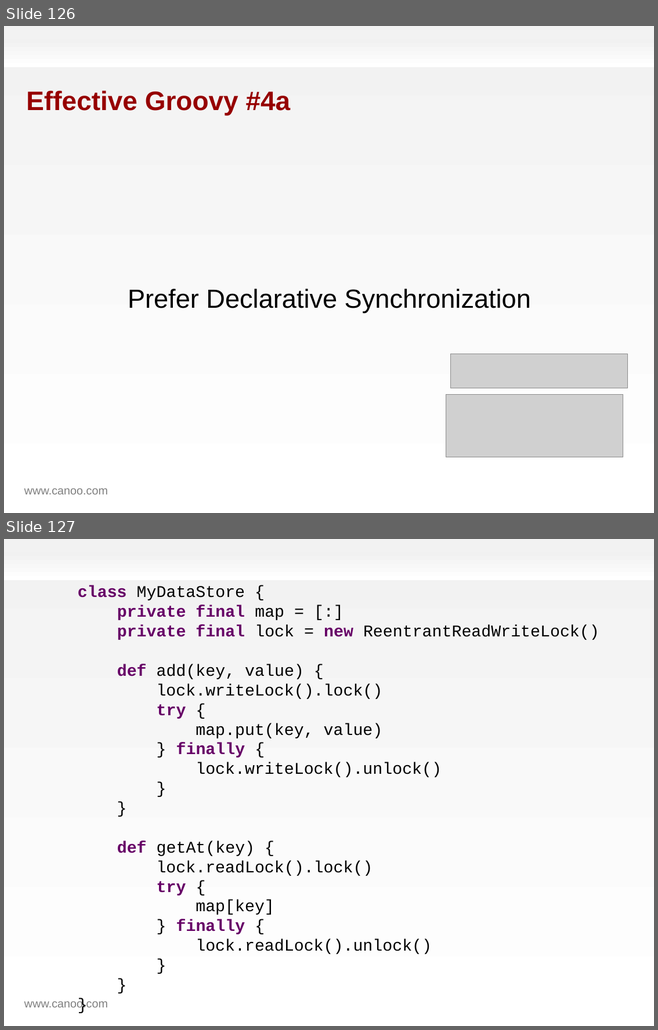
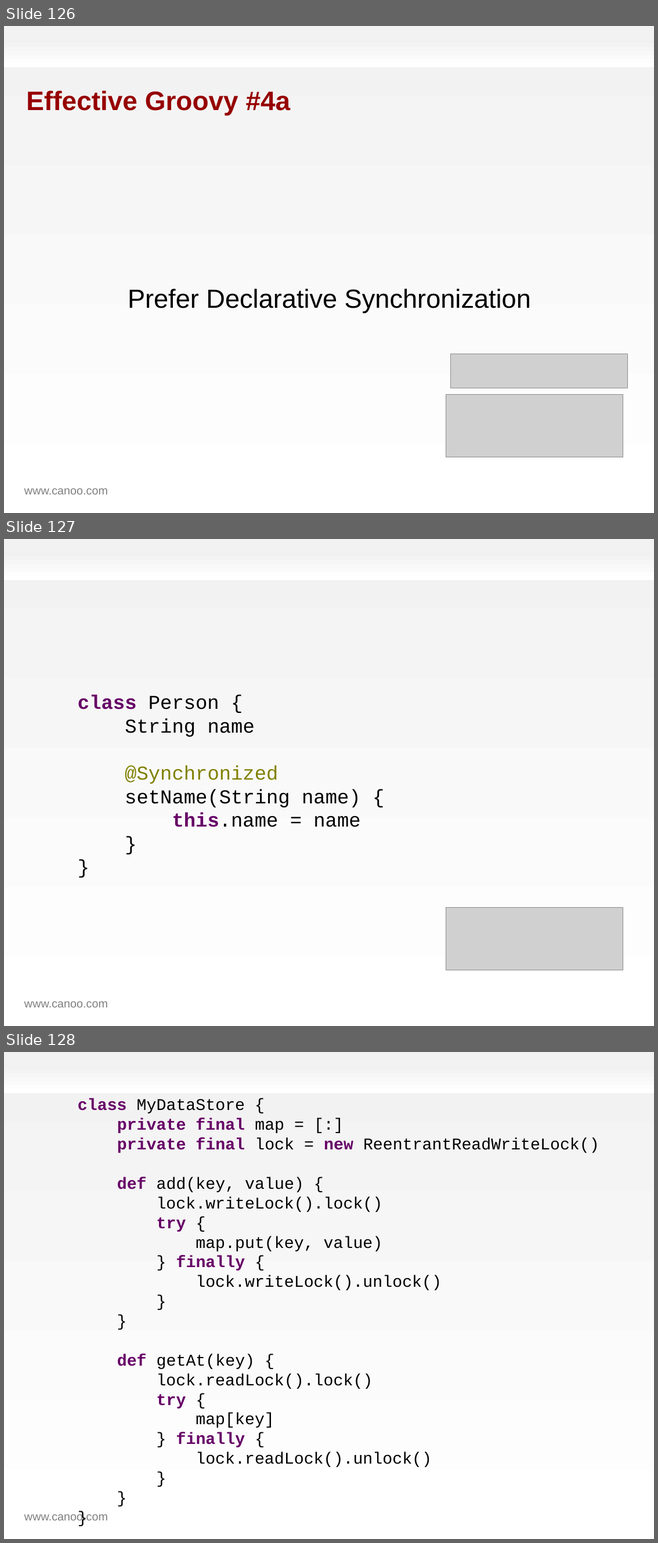
Before and after one commit to HamletDRC/presentations, a slide deck: effectivegroovy/effectivegroovy.odp. Shown one above the other, each under a label of ours: slides 126 and 127 before the commit, slides 126, 127 and 128 after it. The pictures are 658x1030 and 658x1543 pixels, drawn with LibreOffice and Linux fonts; fonts in the diff are those of the drawing; grey boxes stand for pictures; background and template pictures are left out. Boxes give left, top, right and bottom in pixels: in the first picture for what was removed or moved away, otherwise in the second. Text is boxed around its words. In the diff, an @@ line names an element or a change of style, - is before the commit and + after.

```diff
--- a/effectivegroovy/effectivegroovy.odp
+++ b/effectivegroovy/effectivegroovy.odp
@@ slide 127 added at box(4, 539, 654, 1026), background gradient #F2F2F2 to #FFFFFF; not listed: 2 template elements that a slide beside it also shows @@
@@ text added at box(78, 694, 361, 827), 24 pt, text #000000 @@
+class Person {
+String name
+@Synchronized
+setName(String name) {
+this.name = name
+}
+}
@@ picture added at box(446, 907, 623, 971) @@
@@ what was slide 127 is now slide 128 @@
```
Also in this commit, not shown: 3 slides changed, 6 other slides added, 2 slides removed.
